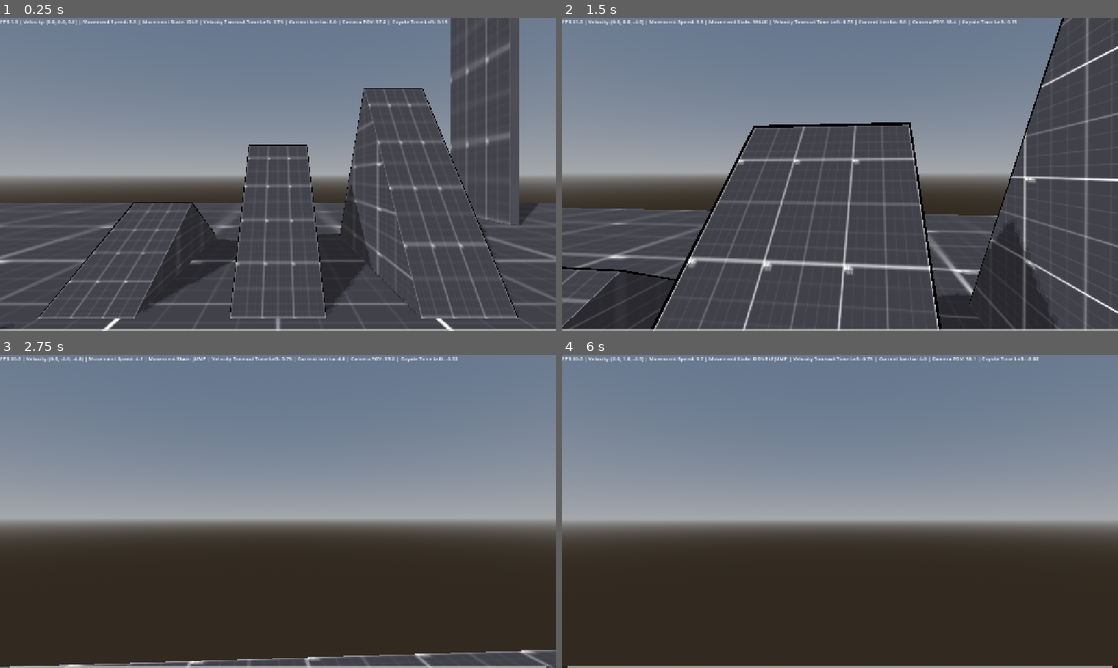
Above: before the commit, frames 1-4 (two rows, left to right).
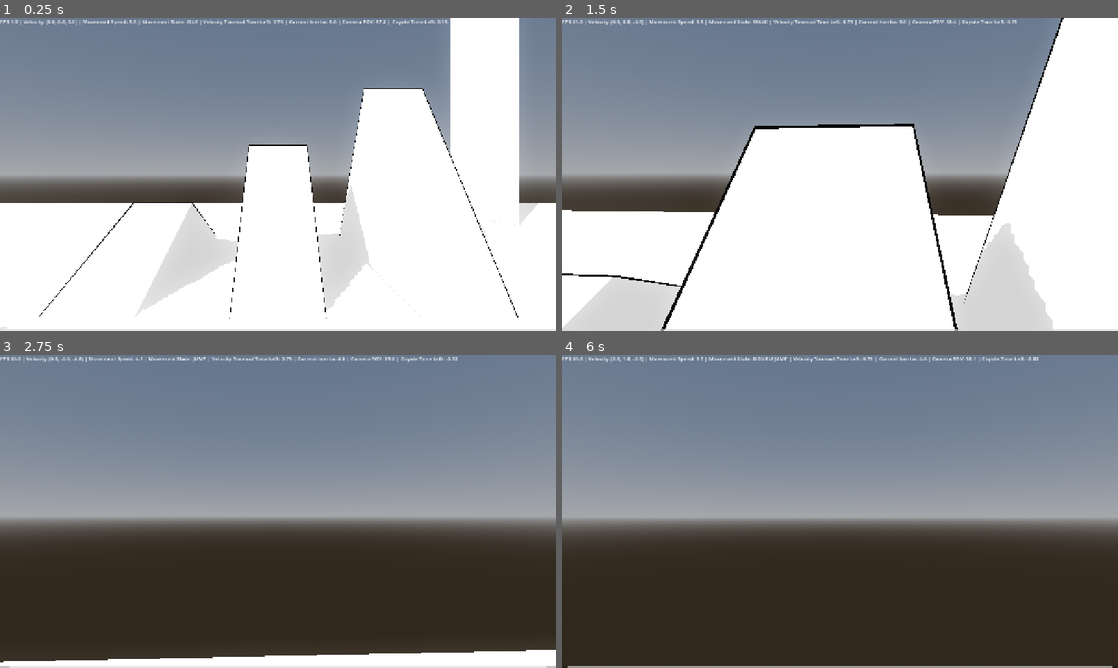
Above: after the commit, the same moments.

Repository: naxemis/multiplayer-fps
Game: Godot game, scene res://scenes/root/Root.tscn
Two runs of this game, one before a commit and one after it. Both use one fixed random seed, a clock stepped at 60 frames per second and the inputs below.
Inputs (mouse positions are in pixels of both pictures, inside the frame that each line leads up to):
- Up to frame 1 (0.25 s): no input
- Up to frame 2 (1.5 s): move the mouse to (867, 174) at 0.52 s; hold Shift (run) 0.53-1.28 s; hold W (forward) from 0.53 s (still down); tap Ctrl (change_wall_jump_direction) at 0.77, 0.8, 1.07, 1.35 s; move the mouse to (812, 174) at 1.27 s
- Up to frame 3 (2.75 s): keep holding W (forward); tap Ctrl (change_wall_jump_direction) at 1.52, 1.82 s; tap Space (jump) at 1.55, 2.1 s; move the mouse to (289, 505) at 2.02 s; hold Shift (run) from 2.03 s (still down)
- Up to frame 4 (6 s): move the mouse to (834, 517) at 2.77 s; release Shift (run) at 2.78 s; tap Middle mouse button (free_look) at 2.85 s; tap Ctrl (change_wall_jump_direction) at 3.02, 3.05, 3.32, 3.77, 4.07, 4.52, 4.82, 5.3, 5.85 s; move the mouse to (878, 514) at 3.52 s; hold Shift (run) 3.53-4.28 s; tap Space (jump) at 3.8, 5.75 s; tap Enter at 4.25 s; move the mouse to (795, 508) at 4.27 s; tap C (slide) at 4.35 s; tap Shift (run) at 4.55 s; move the mouse to (845, 511) at 5.02 s; hold Shift (run) 5.03-5.78 s; move the mouse to (817, 505) at 5.77 s; release W (forward) at 5.78 s; hold D (right) from 5.78 s (still down)

The runs differ from the first frame. In frame 1, 56% of the frame differs, in the area x 0-100%, y 0-100%; in frame 2, 58%; in frame 3, 4.0%; in frame 4, 0.5%.

Commit message:
fix(player): fix coyote time mechanic

Diff:
--- a/assets/3d/shaders/Default Material.tres
+++ b/assets/3d/shaders/Default Material.tres
@@ -1,8 +1,7 @@
-[gd_resource type="ShaderMaterial" load_steps=9 format=3 uid="uid://b4v83xbbpd4lm"]
+[gd_resource type="ShaderMaterial" load_steps=8 format=3 uid="uid://b4v83xbbpd4lm"]
 
-[ext_resource type="Shader" uid="uid://66gadw2ih8wv" path="res://assets/3d/shaders/Outline.gdshader" id="1_f8i54"]
-[ext_resource type="Shader" uid="uid://d1ma8mcn6kd4k" path="res://assets/3d/shaders/Toon.gdshader" id="2_74e3a"]
-[ext_resource type="Texture2D" uid="uid://c6gvp0nmi0rxe" path="res://addons/godot-prototype-texture/PNG/grid_1024x1024/grid_black_1024x1024.png" id="3_gotio"]
+[ext_resource type="Shader" uid="uid://cv2gtnp1y41oe" path="res://assets/3d/shaders/Outline.gdshader" id="1_f8i54"]
+[ext_resource type="Shader" uid="uid://bh76mw6aqlhe" path="res://assets/3d/shaders/Toon.gdshader" id="2_74e3a"]
 
 [sub_resource type="ShaderMaterial" id="ShaderMaterial_cdiri"]
 render_priority = 0
@@ -34,7 +33,6 @@
 next_pass = SubResource("ShaderMaterial_cdiri")
 shader = ExtResource("2_74e3a")
 shader_parameter/color = Color(0.834614, 0.834614, 0.834614, 1)
-shader_parameter/texture_color = ExtResource("3_gotio")
 shader_parameter/uv1_scale = Vector3(9, 9, 9)
 shader_parameter/uv1_offset = Vector3(0, 0, 0)
 shader_parameter/color_gradient = SubResource("GradientTexture1D_7khld")
--- a/scenes/game/map/testing_range/Testing Range.tscn
+++ b/scenes/game/map/testing_range/Testing Range.tscn
@@ -14,6 +14,12 @@
 sky = SubResource("Sky_lidgs")
 ambient_light_source = 2
 ambient_light_color = Color(1, 1, 1, 1)
+ssao_enabled = true
+ssil_enabled = true
+sdfgi_enabled = true
+glow_enabled = true
+volumetric_fog_enabled = true
+volumetric_fog_density = 0.01
 
 [sub_resource type="PlaneMesh" id="PlaneMesh_m3s05"]
 size = Vector2(30, 30)
@@ -84,10 +90,8 @@
 [node name="DirectionalLight3D" type="DirectionalLight3D" parent="."]
 transform = Transform3D(0.707107, 0.353553, -0.612372, 0, 0.866025, 0.5, 0.707107, -0.353553, 0.612372, 0, 1.51656, 0)
 shadow_enabled = true
-shadow_bias = 0.03
 
 [node name="Player" parent="." instance=ExtResource("1_oslhd")]
-mouse_sensitivity = 0.11
 
 [node name="Floor" type="MeshInstance3D" parent="."]
 material_override = ExtResource("1_v4xg3")
--- a/scenes/game/player/Player.gd
+++ b/scenes/game/player/Player.gd
@@ -111,7 +111,7 @@
 	return (movement_directions.z != 0 or movement_directions.x != 0) and is_on_floor() and (movement_state != MovementStates.JUMP or movement_state != MovementStates.DOUBLEJUMP) and !uncrouch_ray_cast_colliding and !velocity_timeout
 
 func get_run_state() -> bool:
-	return Input.is_action_pressed("run") and movement_directions.z < 0 and is_on_floor() and !uncrouch_ray_cast_colliding and !velocity_timeout and is_coyote_time_active
+	return Input.is_action_pressed("run") and movement_directions.z < 0 and is_on_floor() and !uncrouch_ray_cast_colliding and !velocity_timeout
 
 func get_crouch_state() -> bool:
 	return ((Input.is_action_pressed("crouch") and is_on_floor()) and !unslide_ray_cast_colliding) or uncrouch_ray_cast_colliding
@@ -120,10 +120,10 @@
 	return Input.is_action_pressed("slide") and is_on_floor() and movement_directions.z < 0 and !velocity_timeout and stamina > 0
 
 func get_jump_state() -> bool:
-	return Input.is_action_just_pressed("jump") and is_on_floor() and movement_state != MovementStates.CROUCH and stamina - jump_stamina_drain > 0 and stamina > stamina_safe_zone
+	return Input.is_action_just_pressed("jump") and (is_on_floor() or is_coyote_time_active) and movement_state != MovementStates.CROUCH and stamina - jump_stamina_drain > 0 and stamina > stamina_safe_zone
 
 func get_double_jump_state() -> bool:
-	return Input.is_action_just_pressed("jump") and !is_on_floor() and can_double_jump and stamina - double_jump_stamina_drain > 0 and stamina > stamina_safe_zone
+	return Input.is_action_just_pressed("jump") and !is_on_floor() and can_double_jump and stamina - double_jump_stamina_drain > 0 and stamina > stamina_safe_zone and !is_coyote_time_active
 
 func get_wall_jump_state() -> bool:
 	return Input.is_action_just_pressed("jump") and is_on_wall_only() and (movement_directions.z != 0 or movement_directions.x != 0) and stamina - wall_jump_stamina_drain >= 0 and stamina > stamina_safe_zone
@@ -361,7 +361,10 @@
 @export var jump_velocity: float = 7.5
 func jump() -> void:
 	if get_jump_state():
+		movement_directions.y = 0
 		movement_directions.y += jump_velocity
+
+		coyote_time_left = 0
 
 		one_time_stamina_drain(jump_stamina_drain)
 
@@ -392,7 +395,7 @@
 @export_category("Wall Jumping")
 var wall_jump_direction: Vector3
 @export var vertical_jump_multiplier: float = 0.85
-@export var min_vertical_jump: float = 4.0
+@export var min_vertical_jump: float = 5.0
 @export var max_vertical_jump: float = 7.5
 func reset_wall_jumping_directions() -> void:
 	wall_jump_direction = Vector3(1, 0, 1)
Binary file removed: addons/godot-prototype-texture/PNG/checker_512x512/checker_black_512x512.png
Not shown, removed: addons/godot-prototype-texture/PNG/checker_512x512/checker_black_512x512.png.import
Binary file removed: addons/godot-prototype-texture/PNG/checker_512x512/checker_blue_512x512.png
Not shown, removed: addons/godot-prototype-texture/PNG/checker_512x512/checker_blue_512x512.png.import
Binary file removed: addons/godot-prototype-texture/PNG/checker_512x512/checker_cyan_512x512.png
Not shown, removed: addons/godot-prototype-texture/PNG/checker_512x512/checker_cyan_512x512.png.import
Binary file removed: addons/godot-prototype-texture/PNG/checker_512x512/checker_lime_512x512.png
Not shown, removed: addons/godot-prototype-texture/PNG/checker_512x512/checker_lime_512x512.png.import
Binary file removed: addons/godot-prototype-texture/PNG/checker_512x512/checker_orange_512x512.png
Not shown, removed: addons/godot-prototype-texture/PNG/checker_512x512/checker_orange_512x512.png.import
Binary file removed: addons/godot-prototype-texture/PNG/checker_512x512/checker_pink_512x512.png
Not shown, removed: addons/godot-prototype-texture/PNG/checker_512x512/checker_pink_512x512.png.import
(and 61 more such lines)
